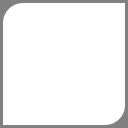
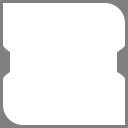
Before/after of a w=128, h=128 layered artwork. What changed in the layer stack:
removed layer "Rounded Rectangle 1" over [3, 3, 125, 125]
renamed "Layer 1" to "Rounded Rectangle 1", painted on it, masked it over [3, 3, 125, 125]
